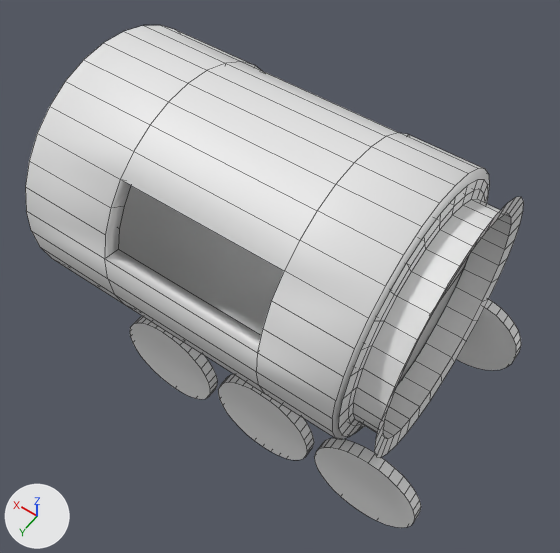
What one commit did to the Blender file Assets/Models/train 4.blend.
One viewpoint serves both versions: a 50 mm camera at (-2.14, 7.31, 11.07) aimed at (2.86, 0.32, 0.08). Arrows for +X, +Y and +Z are at lower left; the lights stay in place. Mesh edges are drawn as thin lines.
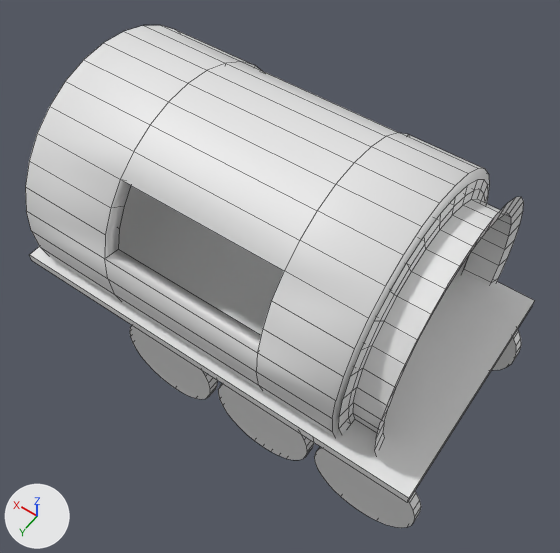
Pixel boxes (x1, y1, x2, y2) of what changed, in the pictures (560 x 553 px):
'Cylinder.009', added: after (30, 186, 535, 503)
'Cylinder.005', unchanged, covered by the edit: before (457, 299, 521, 370); after (492, 329, 521, 370)

Edits to the bpy script that builds the scene:
```text
Add me_cylinder_002:
    me_cylinder_002.from_pydata(...)  # a box spanning x 0.39..0.47, y -0.92..1.17, z -0.59..1.04
Add ob_cylinder_009:
    ob_cylinder_009 = bpy.data.objects.new('Cylinder.009', me_cylinder_002)
    ob_cylinder_009.location = (1.86, 0.0, 0.76)
    ob_cylinder_009.rotation_euler = (0.0, 1.571, 0.0)  # degrees (0, 90, 0)
    ob_cylinder_009.scale = (2.15, 2.15, 4.97)
```
